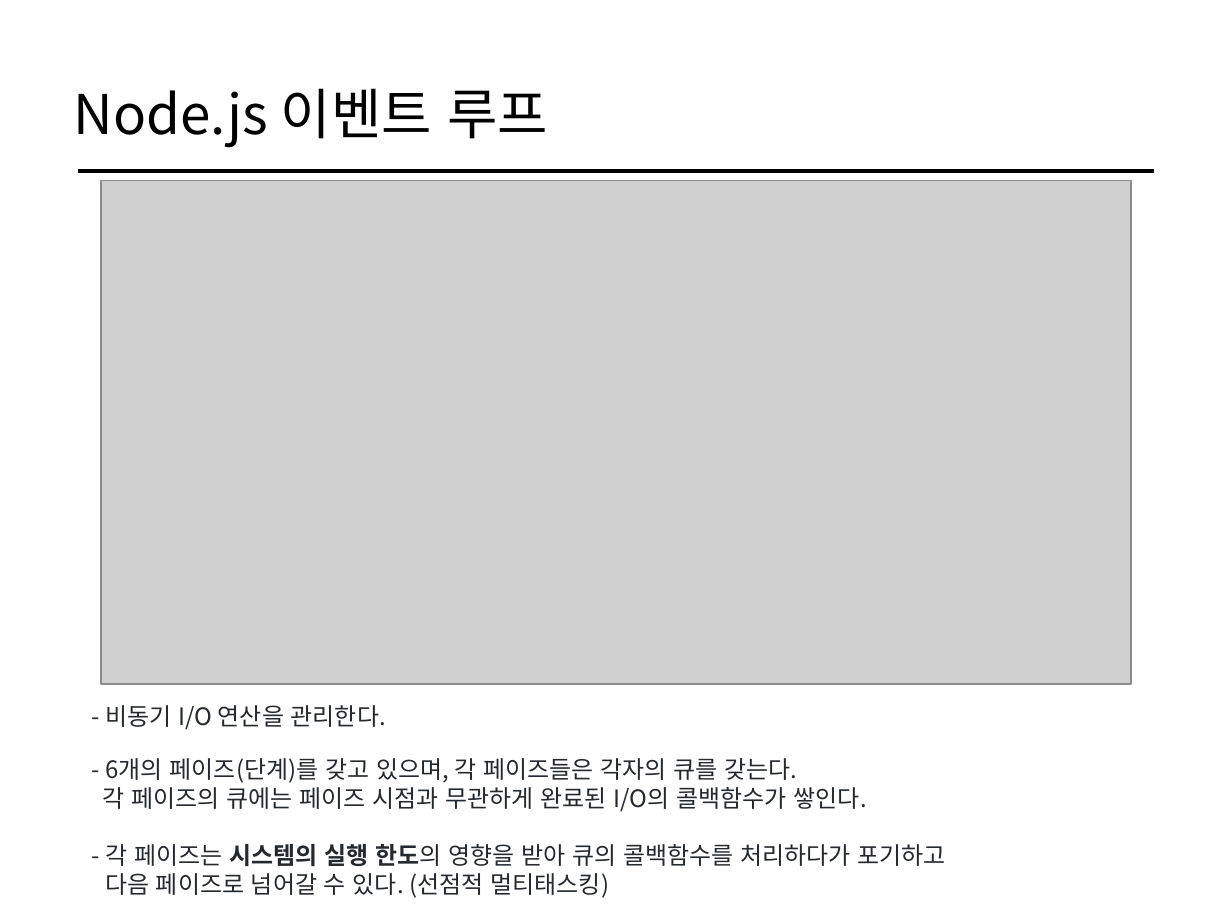
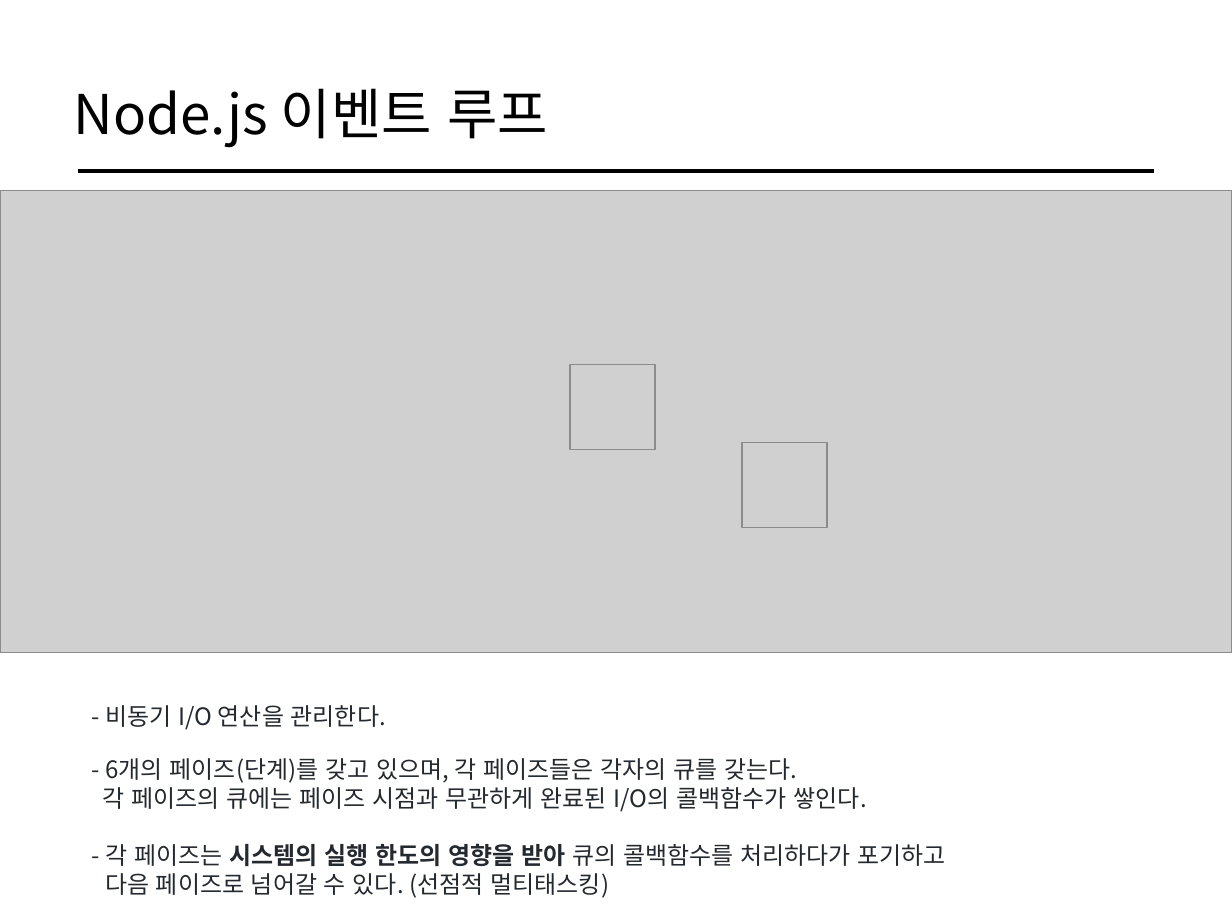
Before and after one commit to cs-study-org/cs-study, a slide deck: slide 17 of 08/yongki/ParallelandAsynchronous.pptx. Drawn at 1232x924 pixels with LibreOffice and Linux fonts; fonts in the diff are those of the drawing; grey boxes stand for pictures. Boxes give left, top, right and bottom in pixels: in the first picture for what was removed or moved away, otherwise in the second. Text is boxed around its words. In the diff, an @@ line names an element or a change of style, - is before the commit and + after.

```diff
--- a/08/yongki/ParallelandAsynchronous.pptx
+++ b/08/yongki/ParallelandAsynchronous.pptx
@@ picture: place and size @@
-picture at <box>101,181,1131,685</box>
+picture at <box>0,191,1232,653</box>
@@ picture added at <box>570,365,655,450</box> @@
@@ picture added at <box>742,442,827,527</box> @@
@@ text "- 6개의 페이즈(단계)를 갖고 있으며, ..." at <box>102,758,945,898</box>: bold on in "한도의 영향을 받아" @@
```
Also in this commit, not shown: 3 other slides changed, 2 slides added.
